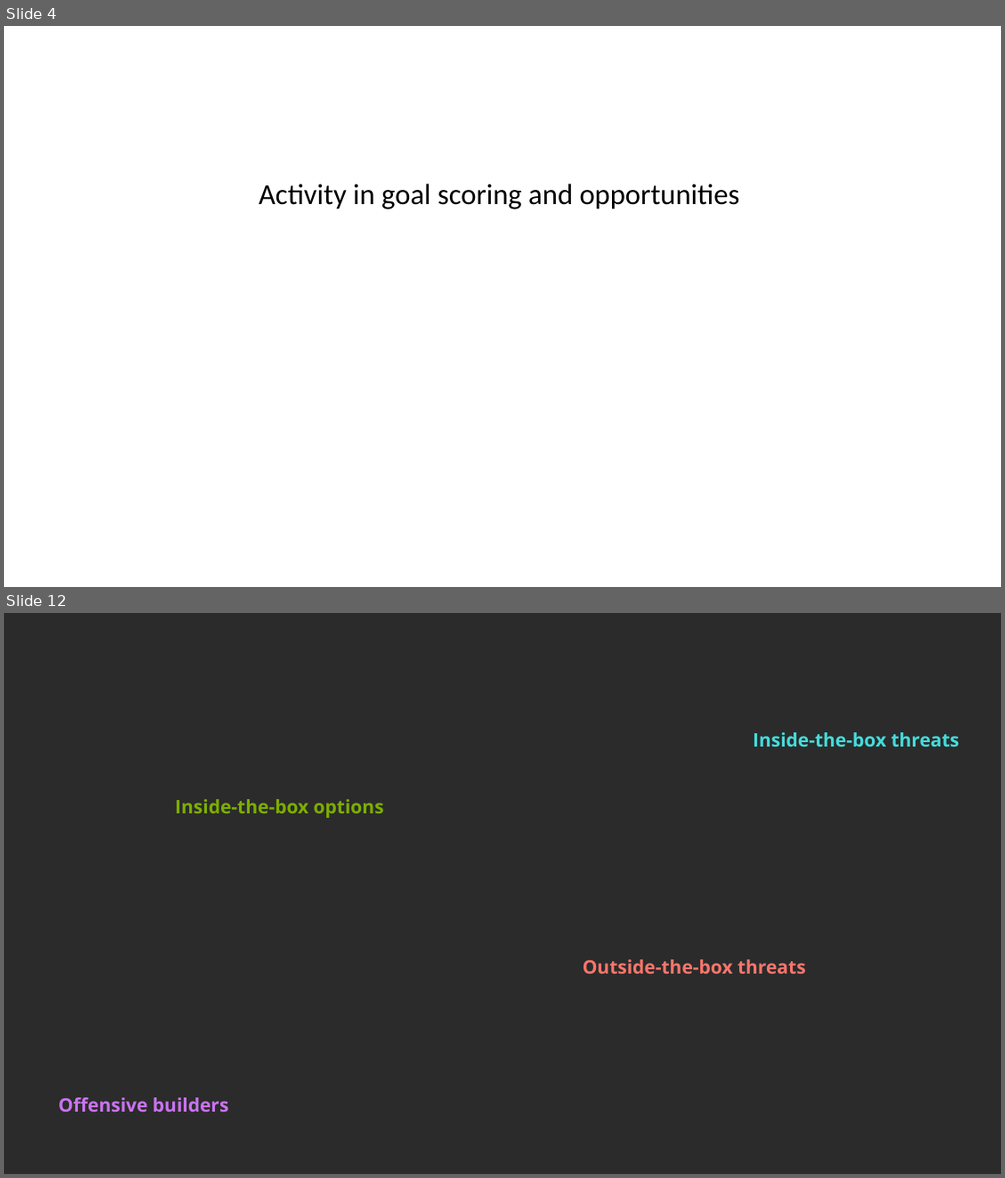
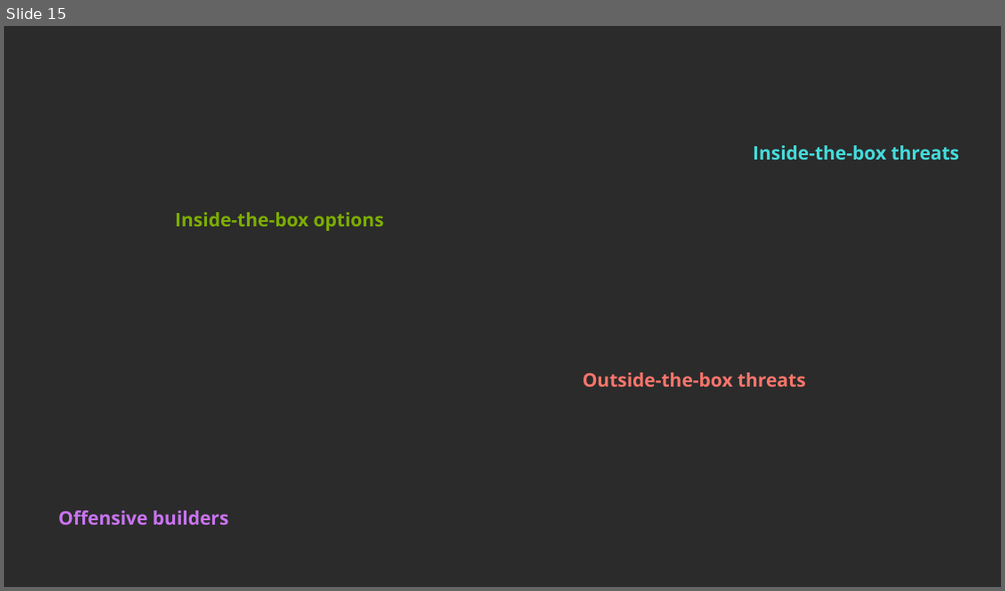
Before and after one commit to YouennMARTIN/Premier-League-Center-Midfielder-Offensive-Activity-Analyses-, a slide deck: Main outcomes.pptx. Shown one above the other, each under a label of ours: slides 4 and 12 before the commit, slide 15 after it; the slides between them are not shown. The pictures are 1005x1178 and 1005x591 pixels, drawn with LibreOffice and Linux fonts; fonts in the diff are those of the drawing; background and template pictures are left out; a plain dark background stands for a picture behind light text. Boxes give left, top, right and bottom in pixels: in the first picture for what was removed or moved away, otherwise in the second. Text is boxed around its words. In the diff, an @@ line names an element or a change of style, - is before the commit and + after.

```diff
--- a/Main outcomes.pptx
+++ b/Main outcomes.pptx
@@ slide 4 removed at <box>4,26,1001,587</box>, background #FFFFFF @@
@@ text removed at <box>259,184,740,209</box> @@
-Activity in goal scoring and opportunities
@@ what was slide 12 is now slide 15 @@
```
Also in this commit, not shown: 7 slides changed, 8 slides added, 10 other slides removed.
